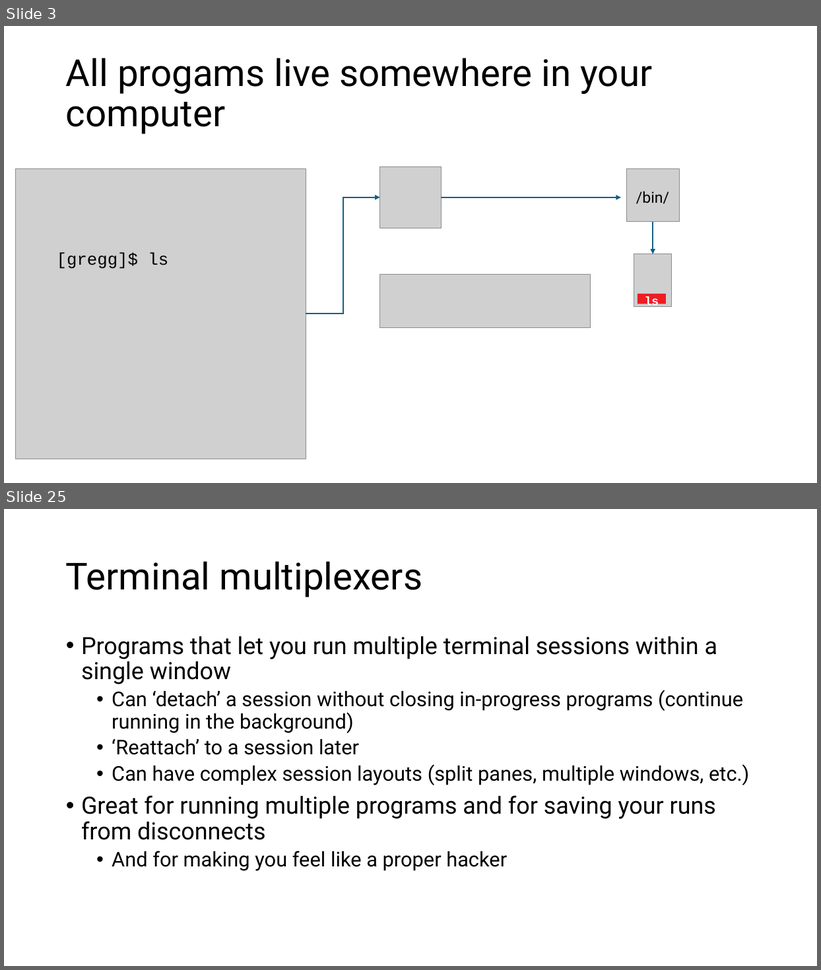
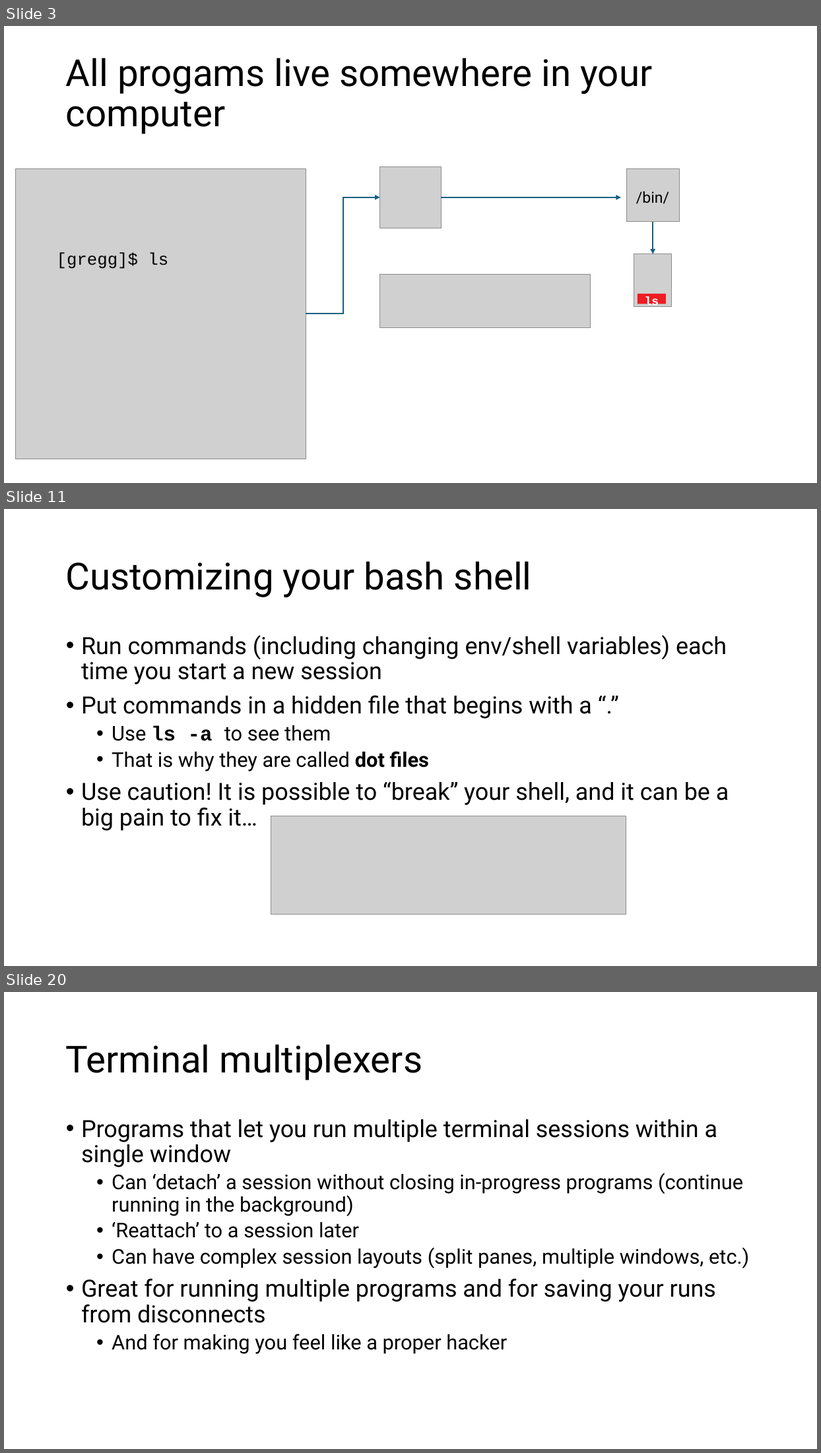
Before and after one commit to harvardinformatics/short-trainings, a slide deck: cmd-line-101/cmdline_tips_draft.pptx. Shown one above the other, each under a label of ours: slides 3 and 25 before the commit, slides 3, 11 and 20 after it; the slides between them are not shown. The pictures are 821x970 and 821x1453 pixels, drawn with LibreOffice and Linux fonts; fonts in the diff are those of the drawing; grey boxes stand for pictures. Boxes give left, top, right and bottom in pixels: in the first picture for what was removed or moved away, otherwise in the second. Text is boxed around its words. In the diff, an @@ line names an element or a change of style, - is before the commit and + after.

```diff
--- a/cmd-line-101/cmdline_tips_draft.pptx
+++ b/cmd-line-101/cmdline_tips_draft.pptx
@@ slide 11 added at [4,509,817,966], background #FFFFFF @@
@@ title added at [66,561,532,597], 44 pt, text #000000 @@
+Customizing your bash shell
@@ text added at [81,635,729,831], 28 pt, text #000000 @@
+• Run commands (including changing env/shell variables) each time you start a new session
+• Put commands in a hidden file that begins with a “.”
+  • Use ls -a to see them
+  • That is why they are called dot files
+• Use caution! It is possible to “break” your shell, and it can be a big pain to fix it…
@@ picture added at [271,817,626,915] @@
@@ what was slide 25 is now slide 20 @@
```
Also in this commit, not shown: 21 slides changed, 13 other slides added.
